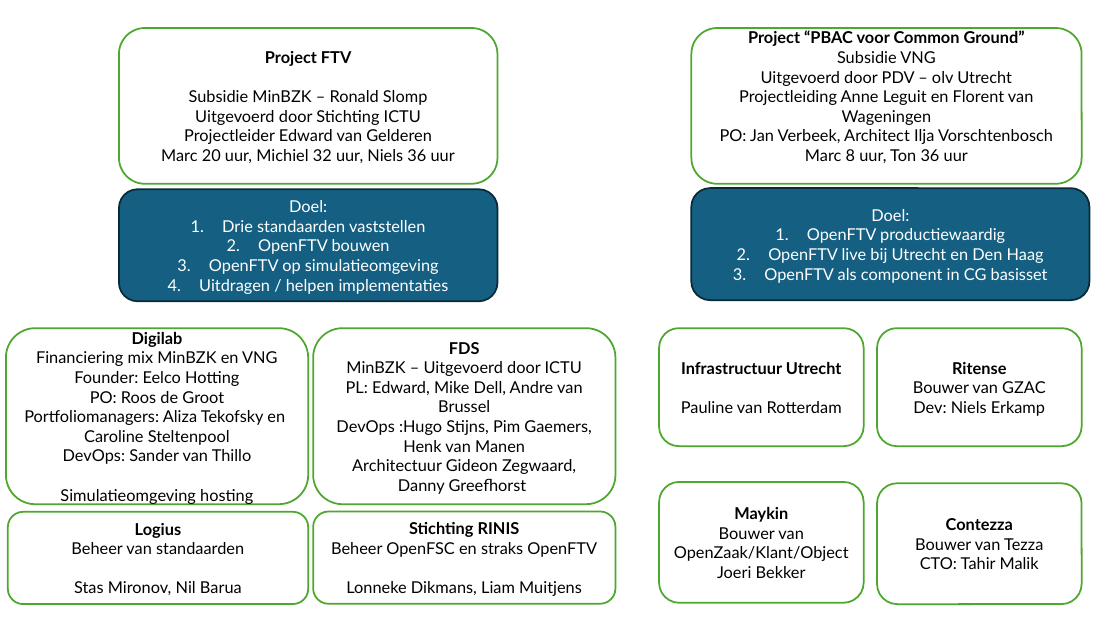
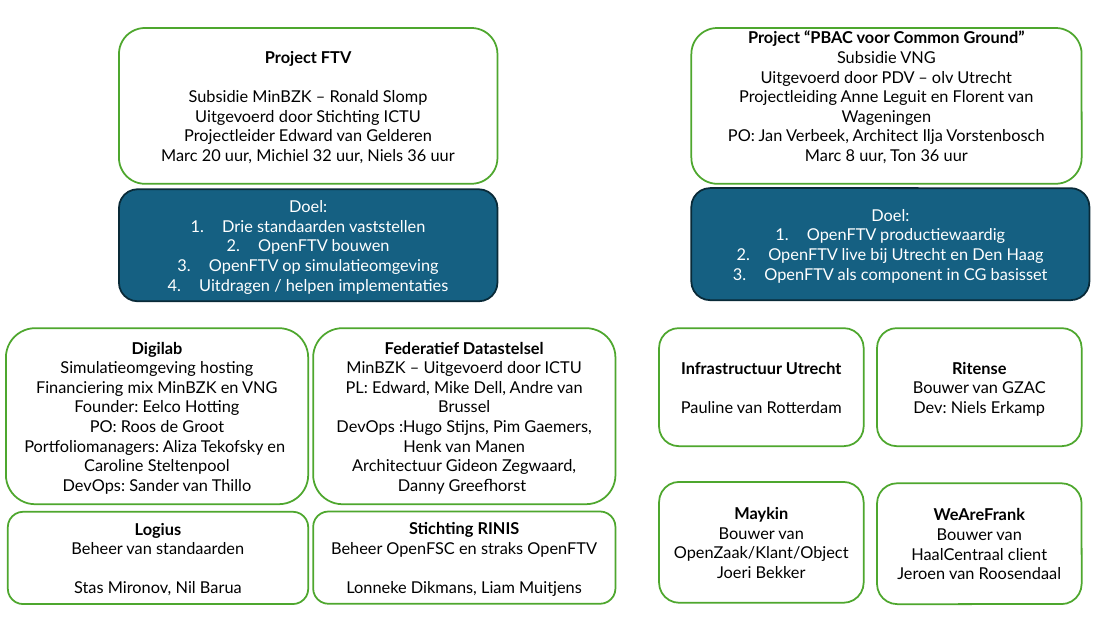
Before and after one commit to VNG-Realisatie/ftv, a slide deck: slide 1 of static/documents/Projectomgeving FTV.pptx. Drawn at 1120x630 pixels with LibreOffice and Linux fonts; fonts in the diff are those of the drawing. Boxes give left, top, right and bottom in pixels: in the first picture for what was removed or moved away, otherwise in the second. Text is boxed around its words. In the diff, an @@ line names an element or a change of style, - is before the commit and + after.

Commit message:
Update WeAreFrank ipv Contezza

```diff
--- a/static/documents/Projectomgeving FTV.pptx
+++ b/static/documents/Projectomgeving FTV.pptx
@@ text in rounded rectangle at [728,129,1044,144]: text changed @@
-PO: Jan Verbeek, Architect Ilja Vorschtenbosch
+PO: Jan Verbeek, Architect Ilja Vorstenbosch
@@ text in rounded rectangle at [385,342,544,354]: text changed @@
-FDS
+Federatief Datastelsel
@@ text in rounded rectangle at [60,361,253,376]: paragraph added @@
+Simulatieomgeving hosting
@@ text in rounded rectangle at [60,489,253,505]: paragraph removed @@
-Simulatieomgeving hosting
@@ text in rounded rectangle at [897,508,1061,579]: text changed @@
-Contezza
-Bouwer van Tezza
-CTO: Tahir Malik
+WeAreFrank
+Bouwer van HaalCentraal client
+Jeroen van Roosendaal
```
